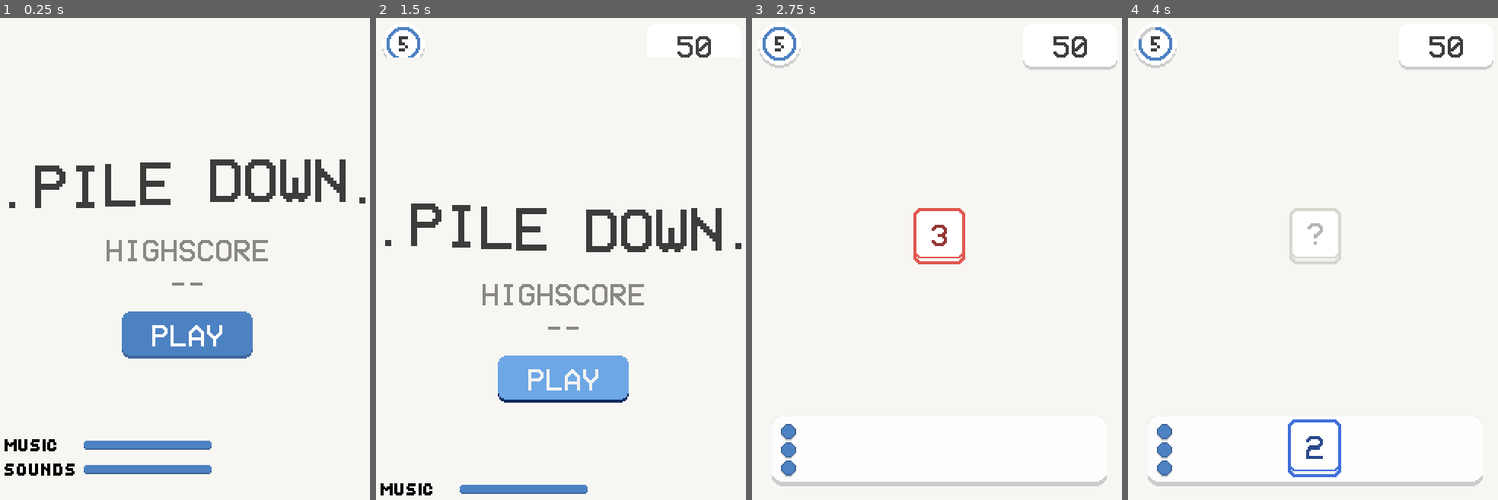
Above: before the commit, frames 1-4 (left to right).
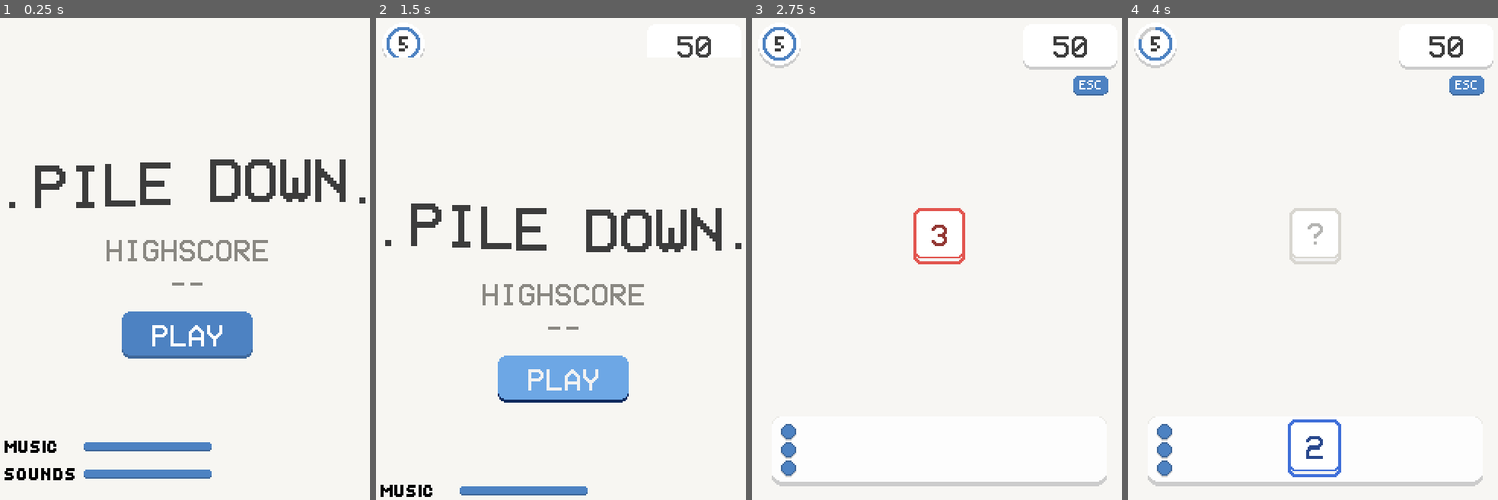
Above: after the commit, the same moments.

Repository: Riato-Yagami/pile-down
Game: Godot game, scene res://resources/scenes/Main.tscn
Same seed, same stepped clock (60 frames per second), same inputs: the game is played once before the commit and once after it. Sound files missing from this copy of the repository are replaced by a short silence.
Inputs (mouse positions are in pixels of both pictures, inside the frame that each line leads up to):
- Up to frame 1 (0.25 s): no input
- Up to frame 2 (1.5 s): click (716, 85) at 0.52 s; click "PLAY" at 1.25 s
- Up to frame 3 (2.75 s): tap Enter at 2 s; move the mouse to (1025, 230) at 2.02 s; tap E at 2.1 s; click (1025, 230) at 2.17 s; tap Space at 2.27 s
- Up to frame 4 (4 s): click (1316, 234) at 2.75 s; tap Space at 3.5 s; drag from (1239, 283) to (1316, 451) at 3.52 s

The runs differ from the first frame. In frame 1, 1.5% of the frame differs, in the area x 1-58%, y 87-96%; in frame 2, 0.4%; in frame 3, 0.3%; in frame 4, 0.3%.

Commit message:
vfinale 1.2

Diff:
--- a/resources/scenes/Game.tscn
+++ b/resources/scenes/Game.tscn
@@ -32,6 +32,7 @@
 [ext_resource type="PackedScene" path="res://resources/scenes/BonusSelection.tscn" id="28_bonus_selection"]
 [ext_resource type="Texture2D" uid="uid://cc872b4lvubrh" path="res://resources/sprites/redraw.png" id="29_redraw"]
 [ext_resource type="Script" uid="uid://8hkg1ucpu274" path="res://resources/scripts/bonuses/RedrawBonusButton.gd" id="30_redraw_button"]
+[ext_resource type="Texture2D" uid="uid://dw63pb4j4qbyf" path="res://resources/sprites/escape.png" id="31_escape"]
 
 [sub_resource type="Theme" id="PixelTheme"]
 default_font = ExtResource("12")
@@ -67,19 +68,7 @@
 shader_parameter/flash_color = Color(0.878, 0.392, 0.333, 1)
 shader_parameter/flash_strength = 0.0
 
-[sub_resource type="StyleBoxFlat" id="Wave"]
-bg_color = Color(0.31, 0.64, 0.63, 0.04)
-border_width_left = 2
-border_width_top = 2
-border_width_right = 2
-border_width_bottom = 2
-border_color = Color(0.31, 0.64, 0.63, 0.28)
-corner_radius_top_left = 100
-corner_radius_top_right = 100
-corner_radius_bottom_right = 100
-corner_radius_bottom_left = 100
-
-[sub_resource type="Shader" id="ButtonHighlightShader"]
+[sub_resource type="Shader" id="Shader_cw3lv"]
 code = "shader_type canvas_item;
 
 uniform vec4 base_color : source_color = vec4(0.302, 0.51, 0.761, 1.0);
@@ -98,23 +87,25 @@
 	COLOR = source;
 }"
 
-[sub_resource type="ShaderMaterial" id="ShaderMaterial_cw3lv"]
+[sub_resource type="ShaderMaterial" id="EscapeButtonHighlightMaterial"]
 resource_local_to_scene = true
-shader = SubResource("ButtonHighlightShader")
+shader = SubResource("Shader_cw3lv")
 shader_parameter/base_color = Color(0.302, 0.51, 0.761, 1)
 shader_parameter/highlight_color = Color(0.427, 0.655, 0.898, 1)
 
-[sub_resource type="StyleBoxTexture" id="SpriteButton"]
-texture = ExtResource("14")
-
-[sub_resource type="StyleBoxFlat" id="SpriteButtonPressed"]
-bg_color = Color(0.176, 0.373, 0.62, 1)
-corner_radius_top_left = 5
-corner_radius_top_right = 5
-corner_radius_bottom_right = 5
-corner_radius_bottom_left = 5
-
-[sub_resource type="Shader" id="Shader_cw3lv"]
+[sub_resource type="StyleBoxFlat" id="Wave"]
+bg_color = Color(0.31, 0.64, 0.63, 0.04)
+border_width_left = 2
+border_width_top = 2
+border_width_right = 2
+border_width_bottom = 2
+border_color = Color(0.31, 0.64, 0.63, 0.28)
+corner_radius_top_left = 100
+corner_radius_top_right = 100
+corner_radius_bottom_right = 100
+corner_radius_bottom_left = 100
+
+[sub_resource type="Shader" id="ButtonHighlightShader"]
 code = "shader_type canvas_item;
 
 uniform vec4 base_color : source_color = vec4(0.302, 0.51, 0.761, 1.0);
@@ -133,6 +124,22 @@
 	COLOR = source;
 }"
 
+[sub_resource type="ShaderMaterial" id="ShaderMaterial_nrxn2"]
+resource_local_to_scene = true
+shader = SubResource("ButtonHighlightShader")
+shader_parameter/base_color = Color(0.302, 0.51, 0.761, 1)
+shader_parameter/highlight_color = Color(0.427, 0.655, 0.898, 1)
+
+[sub_resource type="StyleBoxTexture" id="SpriteButton"]
+texture = ExtResource("14")
+
+[sub_resource type="StyleBoxFlat" id="SpriteButtonPressed"]
+bg_color = Color(0.176, 0.373, 0.62, 1)
+corner_radius_top_left = 5
+corner_radius_top_right = 5
+corner_radius_bottom_right = 5
+corner_radius_bottom_left = 5
+
 [sub_resource type="ShaderMaterial" id="OverlayButtonHighlightMaterial"]
 resource_local_to_scene = true
 shader = SubResource("Shader_cw3lv")
@@ -283,6 +290,19 @@
 text = "1 min 12 s 323 ms"
 horizontal_alignment = 1
 vertical_alignment = 1
+
+[node name="BackButton" type="Button" parent="." unique_id=1727911038]
+unique_name_in_owner = true
+layout_mode = 0
+offset_left = 212.0
+offset_top = 37.0
+offset_right = 243.0
+offset_bottom = 58.0
+mouse_default_cursor_shape = 2
+icon = ExtResource("31_escape")
+flat = true
+script = ExtResource("22_highlight")
+highlight_material = SubResource("EscapeButtonHighlightMaterial")
 
 [node name="PilesBoard" type="Control" parent="." unique_id=1086969405]
 unique_name_in_owner = true
@@ -546,7 +566,7 @@
 layout_mode = 2
 theme_override_fonts/font = ExtResource("6_1vynq")
 theme_override_font_sizes/font_size = 14
-highlight_material = SubResource("ShaderMaterial_cw3lv")
+highlight_material = SubResource("ShaderMaterial_nrxn2")
 
 [node name="DebugHelp" type="Label" parent="." unique_id=920061710]
 unique_name_in_owner = true
@@ -576,7 +596,6 @@
 
 [node name="Overlay" type="Control" parent="." unique_id=1498983076]
 unique_name_in_owner = true
-visible = false
 layout_mode = 1
 anchors_preset = 15
 anchor_right = 1.0
@@ -630,6 +649,20 @@
 mouse_filter = 2
 texture = ExtResource("15")
 
+[node name="OverlayBackButton" type="Button" parent="Overlay/Center/Panel" unique_id=152869561]
+unique_name_in_owner = true
+visible = false
+layout_mode = 0
+offset_left = 177.0
+offset_top = 123.0
+offset_right = 208.0
+offset_bottom = 144.0
+mouse_default_cursor_shape = 2
+icon = ExtResource("31_escape")
+flat = true
+script = ExtResource("22_highlight")
+highlight_material = SubResource("EscapeButtonHighlightMaterial")
+
 [node name="Content" type="VBoxContainer" parent="Overlay/Center/Panel" unique_id=1887149846]
 layout_mode = 1
 anchors_preset = 15
@@ -706,6 +739,7 @@
 
 [node name="Splash" type="Control" parent="." unique_id=1259278219]
 unique_name_in_owner = true
+visible = false
 layout_mode = 1
 anchors_preset = 15
 anchor_right = 1.0
@@ -843,7 +877,7 @@
 
 [node name="MusicVolumeSlider" type="HSlider" parent="Splash/AudioControls/MusicRow" unique_id=1338331245]
 unique_name_in_owner = true
-custom_minimum_size = Vector2(84, 6)
+custom_minimum_size = Vector2(84, 16)
 layout_mode = 2
 size_flags_horizontal = 4
 size_flags_vertical = 4
@@ -859,9 +893,12 @@
 [node name="Bar" type="TextureRect" parent="Splash/AudioControls/MusicRow/MusicVolumeSlider" unique_id=241571226]
 material = SubResource("MusicVolumeBarMaterial")
 layout_mode = 1
-anchors_preset = 15
-anchor_right = 1.0
-anchor_bottom = 1.0
+anchors_preset = 14
+anchor_top = 0.5
+anchor_right = 1.0
+anchor_bottom = 0.5
+offset_top = -3.0
+offset_bottom = 3.0
 grow_horizontal = 2
 grow_vertical = 2
 mouse_filter = 2
@@ -883,7 +920,7 @@
 
 [node name="SoundVolumeSlider" type="HSlider" parent="Splash/AudioControls/SoundRow" unique_id=1751041834]
 unique_name_in_owner = true
-custom_minimum_size = Vector2(84, 6)
+custom_minimum_size = Vector2(84, 16)
 layout_mode = 2
 size_flags_horizontal = 4
 size_flags_vertical = 4
@@ -899,9 +936,12 @@
 [node name="Bar" type="TextureRect" parent="Splash/AudioControls/SoundRow/SoundVolumeSlider" unique_id=212451574]
 material = SubResource("SoundVolumeBarMaterial")
 layout_mode = 1
-anchors_preset = 15
-anchor_right = 1.0
-anchor_bottom = 1.0
+anchors_preset = 14
+anchor_top = 0.5
+anchor_right = 1.0
+anchor_bottom = 0.5
+offset_top = -3.0
+offset_bottom = 3.0
 grow_horizontal = 2
 grow_vertical = 2
 mouse_filter = 2
--- a/resources/scripts/core/GameManager.gd
+++ b/resources/scripts/core/GameManager.gd
@@ -73,6 +73,8 @@
 @onready var lava_layer: Control = %LavaLayer
 @onready var redraw_button: RedrawBonusButton = %RedrawButton
 @onready var active_bonus_bar: HBoxContainer = %ActiveBonusBar
+@onready var back_button: Button = %BackButton
+@onready var overlay_back_button: Button = %OverlayBackButton
 
 var pile_count: int = Difficulty.START_PILES
 var hand_size: int = Difficulty.START_HAND_SIZE
@@ -157,6 +159,8 @@
 		_on_special_rules_announcement_finished
 	)
 	redraw_button.pressed.connect(_on_redraw_pressed)
+	back_button.pressed.connect(_return_to_menu)
+	overlay_back_button.pressed.connect(_return_to_menu)
 	resized.connect(_layout_piles)
 	_setup_audio_controls()
 	_load_high_score()
@@ -316,7 +320,7 @@
 				if not OS.has_feature("web"):
 					get_tree().quit()
 			else:
-				get_tree().reload_current_scene()
+				_return_to_menu()
 			return true
 		KEY_SPACE:
 			if splash.visible or (overlay.visible and overlay_mode == "restart"):
@@ -336,6 +340,10 @@
 					run_time_label.text = _format_duration(_total_time_milliseconds())
 				return true
 	return false
+
+
+func _return_to_menu() -> void:
+	get_tree().reload_current_scene()
 
 
 func _toggle_audio_sliders() -> void:
--- a/resources/scripts/ui/HighlightButton.gd
+++ b/resources/scripts/ui/HighlightButton.gd
@@ -2,6 +2,8 @@
 extends Button
 
 @export var highlight_material: ShaderMaterial
+
+var _touch_index := -1
 
 
 func _ready() -> void:
@@ -10,6 +12,32 @@
 	mouse_exited.connect(_hide_highlight)
 
 
+func _gui_input(event: InputEvent) -> void:
+	if event is InputEventScreenTouch:
+		var touch := event as InputEventScreenTouch
+		if touch.pressed:
+			if disabled or _touch_index >= 0:
+				return
+			_touch_index = touch.index
+			_show_highlight()
+			accept_event()
+		elif touch.index == _touch_index:
+			_touch_index = -1
+			_hide_highlight()
+			if Rect2(Vector2.ZERO, size).has_point(touch.position):
+				pressed.emit()
+			accept_event()
+	elif event is InputEventScreenDrag:
+		var drag := event as InputEventScreenDrag
+		if drag.index != _touch_index:
+			return
+		if Rect2(Vector2.ZERO, size).has_point(drag.position):
+			_show_highlight()
+		else:
+			_hide_highlight()
+		accept_event()
+
+
 func _show_highlight() -> void:
 	material = highlight_material
 
--- a/resources/scripts/ui/VolumeSlider.gd
+++ b/resources/scripts/ui/VolumeSlider.gd
@@ -3,6 +3,8 @@
 extends HSlider
 
 @onready var bar: TextureRect = get_node("Bar")
+
+var _touch_index := -1
 
 
 func _ready() -> void:
@@ -10,6 +12,34 @@
 	_refresh()
 
 
+func _gui_input(event: InputEvent) -> void:
+	if event is InputEventScreenTouch:
+		var touch := event as InputEventScreenTouch
+		if touch.pressed:
+			if _touch_index >= 0:
+				return
+			_touch_index = touch.index
+			_set_value_from_touch(touch.position)
+			accept_event()
+		elif touch.index == _touch_index:
+			_set_value_from_touch(touch.position)
+			_touch_index = -1
+			accept_event()
+	elif event is InputEventScreenDrag:
+		var drag := event as InputEventScreenDrag
+		if drag.index != _touch_index:
+			return
+		_set_value_from_touch(drag.position)
+		accept_event()
+
+
+func _set_value_from_touch(touch_position: Vector2) -> void:
+	if size.x <= 0.0:
+		return
+	var ratio := clampf(touch_position.x / size.x, 0.0, 1.0)
+	value = lerpf(min_value, max_value, ratio)
+
+
 func _refresh(_value := 0.0) -> void:
 	if bar == null or bar.material == null:
 		return
--- /dev/null
+++ b/tests/test_highlight_button_touch.gd
@@ -0,0 +1,42 @@
+extends SceneTree
+
+const HighlightButtonScript := preload(
+	"res://resources/scripts/ui/HighlightButton.gd"
+)
+
+
+func _init() -> void:
+	var button := Button.new()
+	button.set_script(HighlightButtonScript)
+	button.size = Vector2(40.0, 24.0)
+	root.add_child(button)
+	var state := {"press_count": 0}
+	button.pressed.connect(
+		func() -> void: state.press_count = int(state.press_count) + 1
+	)
+
+	var press := InputEventScreenTouch.new()
+	press.index = 4
+	press.position = Vector2(20.0, 12.0)
+	press.pressed = true
+	button._gui_input(press)
+	assert(button._touch_index == 4)
+
+	var other_release := InputEventScreenTouch.new()
+	other_release.index = 5
+	other_release.position = Vector2(20.0, 12.0)
+	other_release.pressed = false
+	button._gui_input(other_release)
+	assert(state.press_count == 0)
+
+	var release := InputEventScreenTouch.new()
+	release.index = 4
+	release.position = Vector2(20.0, 12.0)
+	release.pressed = false
+	button._gui_input(release)
+	assert(state.press_count == 1)
+	assert(button._touch_index == -1)
+
+	print("Highlight button touch test passed.")
+	button.queue_free()
+	quit()
--- /dev/null
+++ b/tests/test_volume_slider_touch.gd
@@ -0,0 +1,47 @@
+extends SceneTree
+
+const VolumeSliderScript := preload("res://resources/scripts/ui/VolumeSlider.gd")
+
+
+func _init() -> void:
+	var slider := HSlider.new()
+	slider.set_script(VolumeSliderScript)
+	slider.min_value = 0.0
+	slider.max_value = 100.0
+	slider.size = Vector2(100.0, 16.0)
+	var bar := TextureRect.new()
+	bar.name = "Bar"
+	slider.add_child(bar)
+	root.add_child(slider)
+
+	var press := InputEventScreenTouch.new()
+	press.index = 2
+	press.position = Vector2(25.0, 8.0)
+	press.pressed = true
+	slider._gui_input(press)
+	assert(is_equal_approx(slider.value, 25.0))
+	assert(slider._touch_index == 2)
+
+	var other_drag := InputEventScreenDrag.new()
+	other_drag.index = 3
+	other_drag.position = Vector2(80.0, 8.0)
+	slider._gui_input(other_drag)
+	assert(is_equal_approx(slider.value, 25.0))
+
+	var drag := InputEventScreenDrag.new()
+	drag.index = 2
+	drag.position = Vector2(75.0, 8.0)
+	slider._gui_input(drag)
+	assert(is_equal_approx(slider.value, 75.0))
+
+	var release := InputEventScreenTouch.new()
+	release.index = 2
+	release.position = Vector2(120.0, 8.0)
+	release.pressed = false
+	slider._gui_input(release)
+	assert(is_equal_approx(slider.value, 100.0))
+	assert(slider._touch_index == -1)
+
+	print("Volume slider touch test passed.")
+	slider.queue_free()
+	quit()
Binary file added: resources/sprites/escape.png
Not shown, added: resources/sprites/escape.png.import
Not shown, added: tests/test_highlight_button_touch.gd.uid
Not shown, added: tests/test_volume_slider_touch.gd.uid
Binary file changed: wip/aseprite/mokup.aseprite
Not shown, changed: README.md
